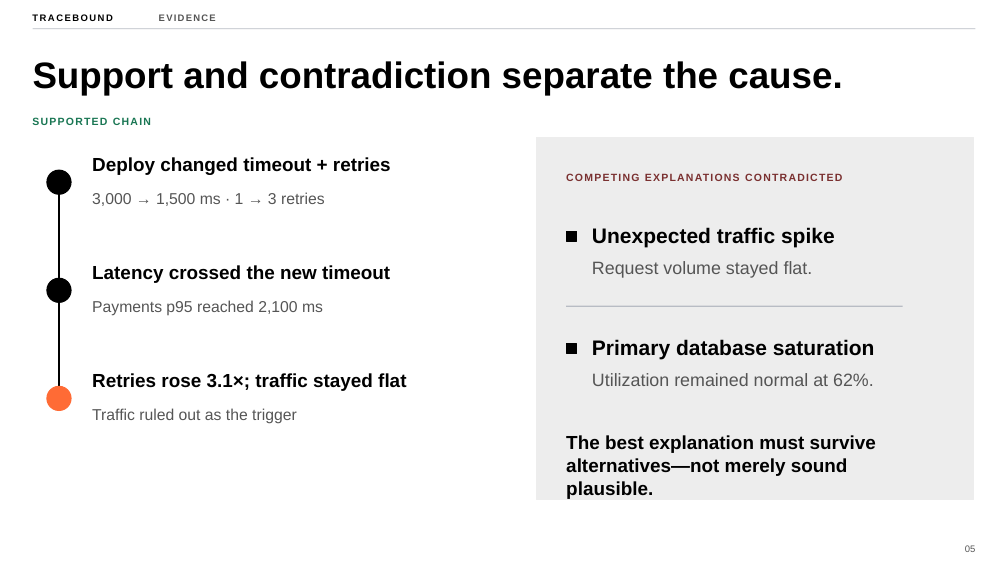
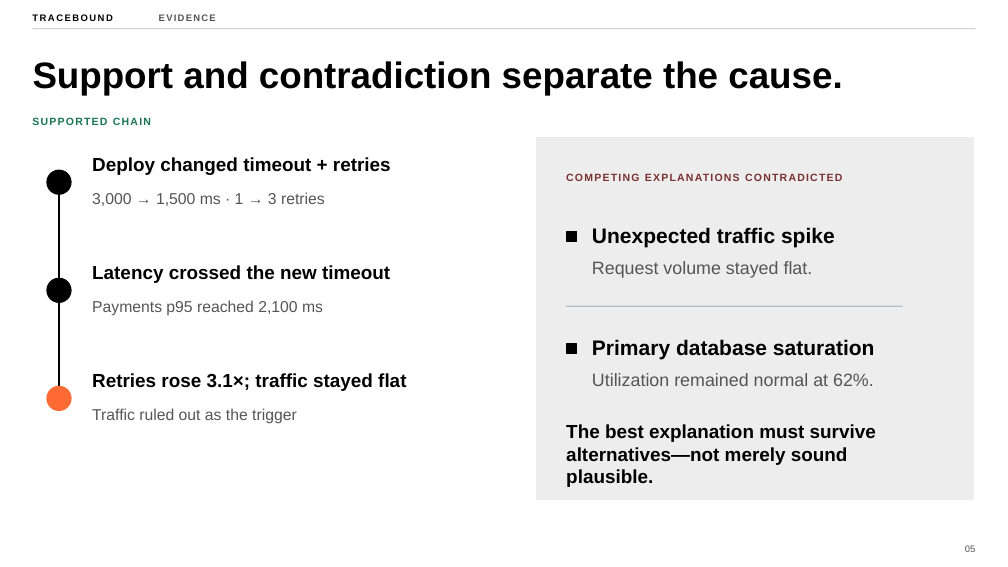
Before and after one commit to sidsri14/tracebound, a slide deck: slide 5 of docs/Tracebound-Open-Agent-Hackathon-Deck.pptx. Drawn at 1008x567 pixels with LibreOffice and Linux fonts; fonts in the diff are those of the drawing. Boxes give left, top, right and bottom in pixels: in the first picture for what was removed or moved away, otherwise in the second. Text is boxed around its words. In the diff, an @@ line names an element or a change of style, - is before the commit and + after.

```diff
--- a/docs/Tracebound-Open-Agent-Hackathon-Deck.pptx
+++ b/docs/Tracebound-Open-Agent-Hackathon-Deck.pptx
@@ text "The best explanation must survive ..." rewrapped from (566,435,876,476) to (566,424,876,487) @@
```
Also in this commit, not shown: 6 other slides changed, 3 other files.
